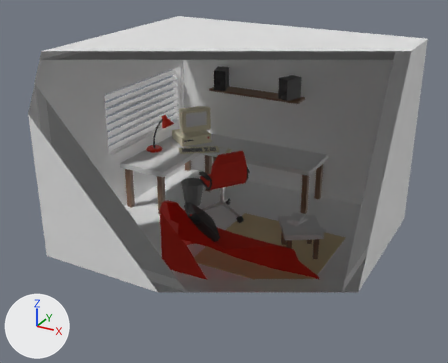
The FBX model test/Assets/MyAssets/scifiRoom.fbx, before and after one commit.
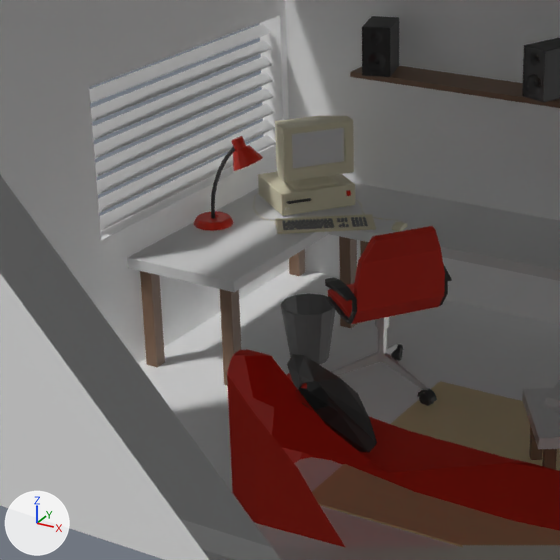
Each version is shown whole from a 50 mm lens placed at (9.63, -17.83, 10.62), pointed at (0.18, -0.65, 2.03), then close up on the part from 15% to 65% of the width and 17% to 78% of the height. Arrows for +X, +Y and +Z are at lower left; the lights stay in place. Everything nearer to the camera than a plane just in front of the edit is cut away. Where no turn or scale is listed for an object, it has been applied to the vertices.

The first close-up shows 'Chair.001', 'Circle.003', 'Cube.001', 'Lamp.001', 'Plane', 'Plane.002', 'Plane.003', 'Plane.004', 'Plane.012', 'Plane.015', 'Sofa', 'Table.001', 'Table.002', 'Trash', 'Vert.002', 'Wall.003'.
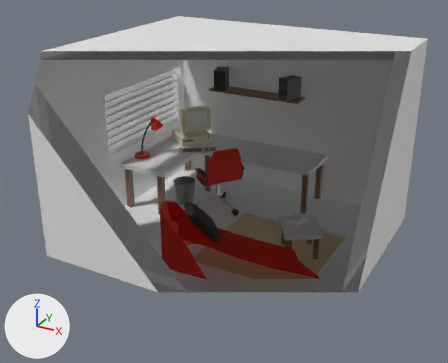
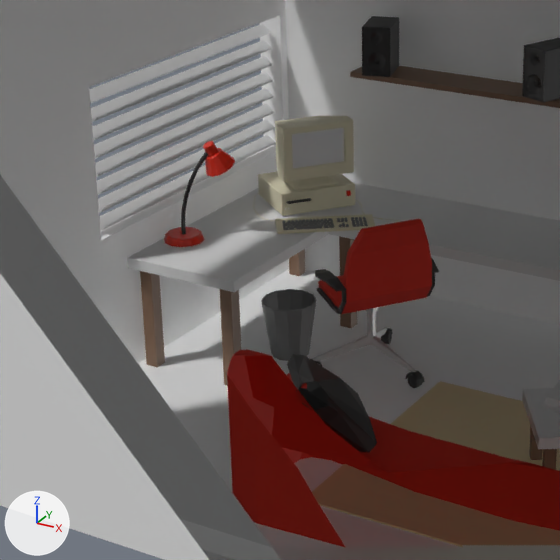
Where the change shows, as pixel boxes (x1, y1, x2, y2) in the close-ups (560 x 560 px):
'Plane.003', moved
    before: (328, 226, 445, 324)
    after: (318, 219, 432, 314)
'Trash', moved
    before: (281, 293, 335, 364)
    after: (261, 289, 316, 361)
'Chair.001', moved
    before: (332, 317, 428, 390)
    after: (313, 307, 416, 372)
'Circle.002', moved, turned
    before: (231, 136, 263, 171)
    after: (203, 141, 235, 177)
'Vert.002', moved
    before: (325, 266, 452, 324)
    after: (315, 258, 439, 314)
'Lamp.001', moved, turned
    before: (194, 211, 233, 231)
    after: (164, 227, 204, 247)
'Circle.003', moved
    before: (391, 344, 437, 406)
    after: (311, 328, 425, 388)
'Vert.001', moved, turned
    before: (211, 146, 235, 219)
    after: (181, 152, 208, 235)

Edits to the bpy script that builds the scene:
```text
Change ob_circle_003:
    ob_circle_003.location: (-0.62, 0.64, 0.34) -> (-1.05, 1.09, 0.34)
Change ob_plane_003:
    ob_plane_003.location: (-0.62, 0.64, 1.4) -> (-1.05, 1.09, 1.28)
Change ob_vert_002:
    ob_vert_002.location: (-0.62, 0.64, 1.4) -> (-1.05, 1.09, 1.28)
Change ob_lamp_001:
    ob_lamp_001.location: (-4.01, 1.19, 1.82) -> (-4.01, 0.38, 1.82)
    ob_lamp_001.rotation_euler: (0.0, 0.0, 1.678) -> (0.0, 0.0, 2.58)  # degrees (0, 0, 96) -> degrees (0, 0, 148)
Change ob_chair_001:
    ob_chair_001.location: (-0.62, 0.64, 0.34) -> (-1.05, 1.09, 0.34)
Change ob_trash:
    ob_trash.location: (-2.08, 0.92, 0.0) -> (-2.45, 0.92, 0.0)
```
